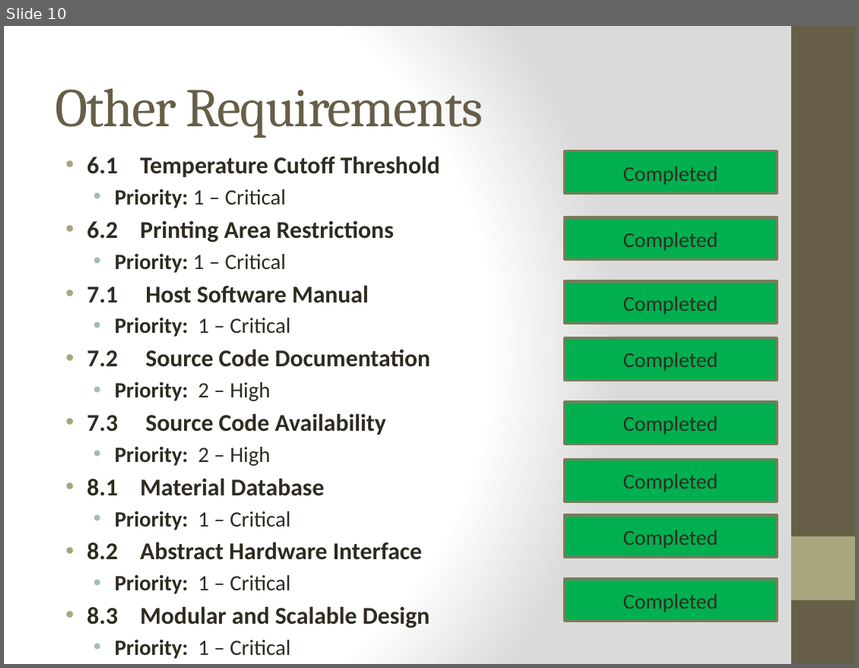
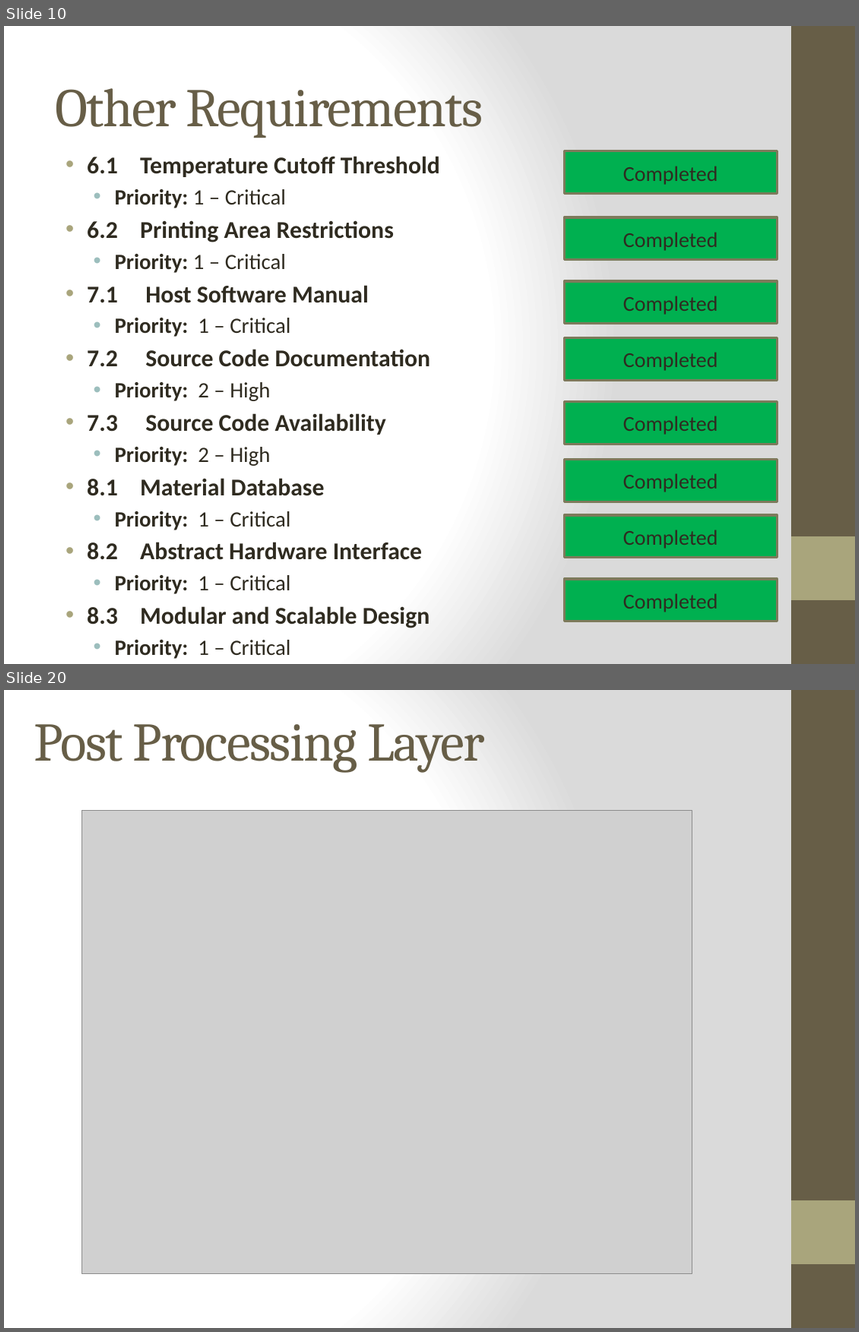
Before and after one commit to qpHalcy0n/SRDesign, a slide deck: Final Presentation/Ink3d Final Presentation.pptx. Shown one above the other, each under a label of ours: slide 10 before the commit, slides 10 and 20 after it; the slides between them are not shown. The pictures are 859x668 and 859x1332 pixels, drawn with LibreOffice and Linux fonts; fonts in the diff are those of the drawing; grey boxes stand for pictures. Boxes give left, top, right and bottom in pixels: in the first picture for what was removed or moved away, otherwise in the second. Text is boxed around its words. In the diff, an @@ line names an element or a change of style, - is before the commit and + after.

```diff
--- a/Final Presentation/Ink3d Final Presentation.pptx
+++ b/Final Presentation/Ink3d Final Presentation.pptx
@@ slide 20 added at (4, 690, 855, 1328), background gradient #FFFFFF to #DADADA; not listed: 2 template elements that a slide beside it also shows @@
@@ title added at (34, 724, 485, 773), 46 pt, text #675E47 @@
+Post Processing Layer
@@ picture added at (82, 811, 693, 1274) @@
```
Also in this commit, not shown: 22 other slides added, 2 other files.
